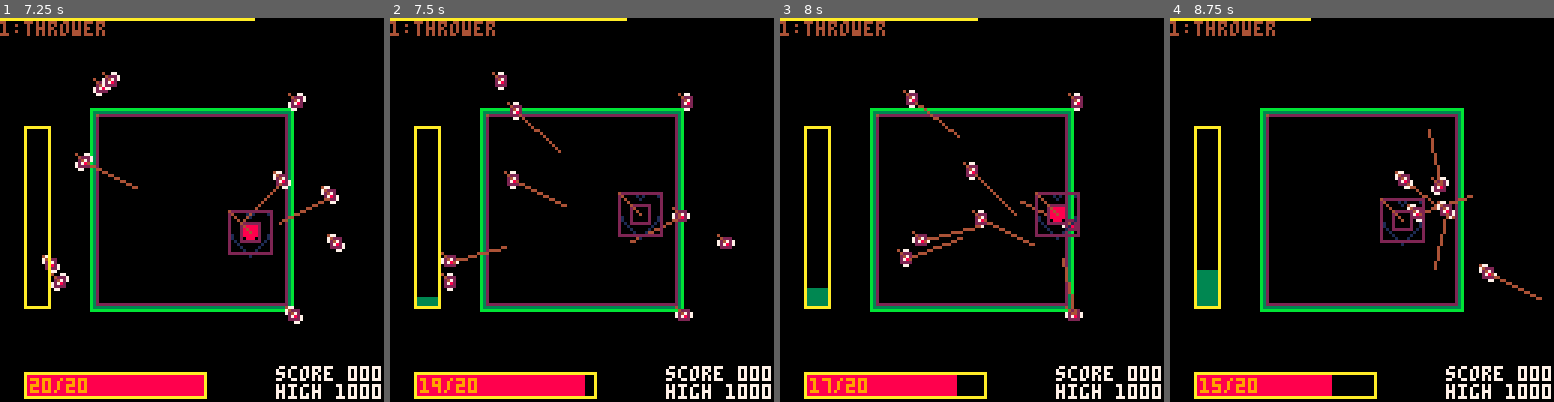
Above: before the commit, frames 1-4 (left to right).
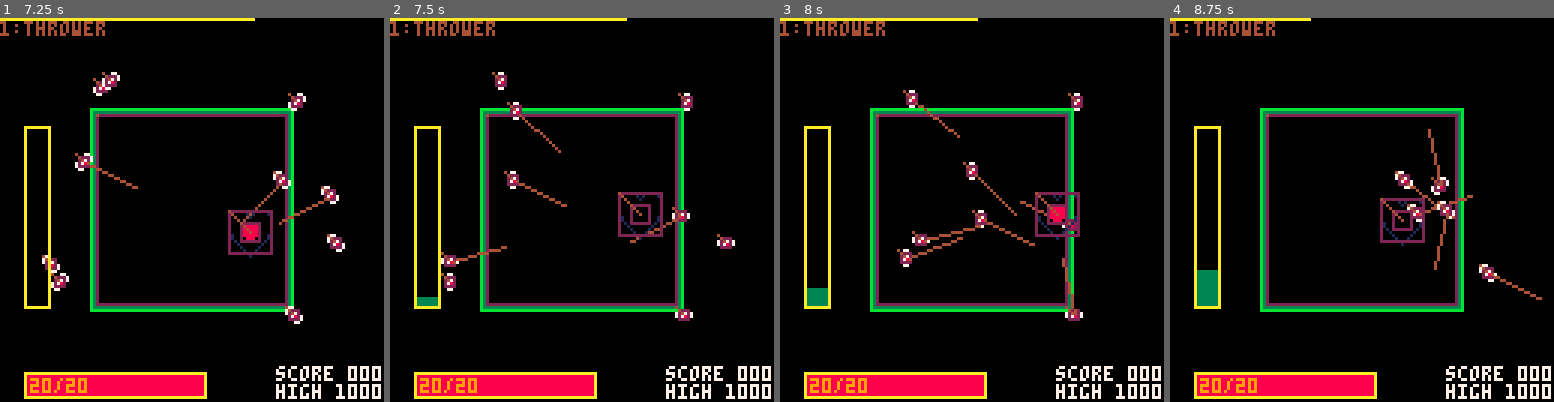
Above: after the commit, the same moments.

Repository: GiovanH/Pico8_Dev
Game: PICO-8 cartridge undertale.p8
The game is run twice, just before and just after one commit, with the same random seed, the same clock (stepped at 60 frames per second) and the same inputs.
Inputs:
- Up to frame 1 (7.25 s): tap X (X key) at 0.33, 1.07, 1.85, 2.97, 4.08, 5.2, 6.32 s; tap O (Z key) at 0.7, 1.7, 2.1, 2.5, 2.9, 3.3, 3.7, 4.1, 4.5, 4.9, 5.3, 5.7, 6.1, 6.5, 6.9 s; hold Right 1.6-2.1 s; hold Up 2.15-2.42 s; hold Right 2.47-3.03 s; hold Left 3.08-3.58 s; hold Down 3.63-3.97 s; hold Right 4.02-4.68 s; hold Up 4.73-5.03 s; hold Left 5.08-5.68 s; hold Down 5.73-6.03 s; hold Right 6.08-6.58 s; hold Right 6.63-7.13 s; hold Up from 7.18 s (still down)
- Up to frame 2 (7.5 s): tap O (Z key) at 7.3 s; tap X (X key) at 7.43 s; release Up at 7.45 s
- Up to frame 3 (8 s): hold Right from 7.5 s (still down); tap O (Z key) at 7.7 s
- Up to frame 4 (8.75 s): release Right at 8.07 s; tap O (Z key) at 8.1, 8.5 s; hold Left 8.12-8.62 s; tap X (X key) at 8.55 s; hold Down from 8.67 s (still down)

Frame 1 is identical in both runs. In frame 2, 0.2% of the frame differs, in the area x 7-54%, y 92-99%; in frame 3, 0.5%; in frame 4, 0.7%.

Commit message:
Move damage management to pattern

Diff:
--- a/undertale.p8
+++ b/undertale.p8
@@ -814,7 +814,7 @@
  z = 6,
  dynamic = true,
  ttl = 200,
- dmg = 1,
+ dmg = 0, -- set by init
  hbox_offset = 'CENTER',
  anchor = 'CENTER',
  vel = vec(0),
@@ -822,12 +822,13 @@
  dmg_color = nil,
  destroy_on_dmg = true,
 }
-function t_bullet:init(pos)
+function t_bullet:init(pos, dmg)
  -- Center
  local csize = self.bsize or self.size
  if (self.hbox_offset == 'CENTER') self.hbox_offset = csize / -2
  if (self.anchor == 'CENTER') self.anchor = self.size / -2
  mob.init(self, pos, self.spr, self.size)
+ self.dmg = dmg
 -- self.dmg_color = rndc{nil, "blue", "orange"}
 end
 function t_bullet:canhit(player)
@@ -862,10 +863,10 @@
 end
 
 local t_bullet_area = t_bullet:extend{}
-function t_bullet_area:init(pos, size, ttl)
+function t_bullet_area:init(pos, dmg, size, ttl)
  self.size = size
  self.ttl = ttl
- t_bullet.init(self, pos)
+ t_bullet.init(self, pos, dmg)
 end
 function t_bullet_area:draw()
  pal(self.paltab)
@@ -877,23 +878,22 @@
 local b_area_gapbar = t_bullet_area:extend{
  ttl = 400,
  z = 4,
- dmg = 2,
  vel = vec(0, 0.4),
  hbox_offset = vec(0),
  anchor = vec(0),
  dynamic = true,
 }
+function b_area_gapbar:init(pos, size, dmg)
+ self.size = size
+ self.hbox_offset = vec(0)
+ self.anchor = vec(0)
+ t_bullet.init(self, pos, dmg)  -- ?
+end
 
 local b_area_sinbar = b_area_gapbar:extend{
  xfunc = sin,
  gap = 20,
 }
-function b_area_sinbar:init(pos, size)
- self.size = size
- self.hbox_offset = vec(0)
- self.anchor = vec(0)
- t_bullet.init(self, pos)  -- ?
-end
 function b_area_sinbar:coupdate()
  while true do
   self.hbox_offset.x = self.xfunc(self.pos.y/128)*self.gap
@@ -905,7 +905,6 @@
 local b_redbar_tb = b_area_gapbar:extend{
  z = 5,
  vel = vec(0, 0.5),
- dmg = 2,
  dmg_color = "orange",
  destroy_on_dmg = false
 }
@@ -913,7 +912,6 @@
 local b_bluebar_lr = b_area_gapbar:extend{
  z = 5,
  vel = vec(-0.4, 0),
- dmg = 2,
  dmg_color = "blue",
  destroy_on_dmg = false
 }
@@ -923,7 +921,6 @@
  ttl = 300,
  anim = {016, 017, 018, 019},
  frame_len = 4,
- dmg = 1,
  size = vec(6),
  bsize = vec(4),
  vel = vec(0, 0.3)
@@ -932,7 +929,6 @@
 local b_mine = t_bullet:extend{
  ttl = 800,
  anim = {001},
- dmg = 1,
  size = vec(4)
 }
 
@@ -940,7 +936,6 @@
  ttl = 100,
  anim = {016, 017, 018, 019},
  frame_len = 4,
- dmg = 4,
  size = vec(6),
  bsize = vec(4),
  -- anchor = vec(-2),
@@ -961,13 +956,12 @@
  ttl = 300,
  anim = {016, 017, 018, 019},
  frame_len = 4,
- dmg = 1,
  size = vec(6),
  bsize = vec(4),
  angle_offset = nil
 }
-function b_thrown:init(pos, delay)
- t_bullet.init(self, pos)
+function b_thrown:init(pos, delay, dmg)
+ t_bullet.init(self, pos, dmg)
  self.delay = delay
 end
 function b_thrown:coupdate()
@@ -981,7 +975,6 @@
 
 local b_missile = t_bullet:extend{
  ttl = 600,
- dmg = 4,
  anim = nil,
  size = vec(4),
  destroy_on_dmg = false,
@@ -1011,7 +1004,8 @@
 
 local t_pattern = entity:extend{
  name = "??? pattern",
- lifespan = 200
+ lifespan = 200,
+ dmg = 0
 }
 function t_pattern:init(arena)
  entity.init(self)
@@ -1029,9 +1023,12 @@
  foreach(self.children, function(c) c:destroy() end)
  entity.destroy(self)
 end
+function t_pattern:dmgstr()
+ return self.dmg .. "/ea"
+end
 function t_pattern:toblurb()
  return self.name
- .. '\ndmg: ' .. tostring(self.dmg)
+ .. '\ndmg: ' .. tostring(self:dmgstr())
  .. '\nlen: ' .. tostring(self.lifespan / 60) .. ' secs'
 end
 
@@ -1051,7 +1048,7 @@
 
  -- build dmg string
  local d = ''
- foreach(self.subpatterns, function(a) d ..= tostring(a.dmg) .. ',' end)
+ foreach(self.subpatterns, function(a) d ..= tostring(a:dmgstr()) .. ',' end)
  self.dmg = sub(d, 0, #d-1)
 
  -- normalize subpatterns' lifespans
@@ -1067,12 +1064,15 @@
  end
  self.ttl = self.lifespan
 end
+function t_pattern_compound:dmgstr()
+ return self.dmg
+end
 
 -- real patterns
 
 local pat_rain = t_pattern:extend{
  name = "rain",
- dmg = b_fall.dmg .. '/ea',
+ dmg = 1,
  lifespan = 8 * 60,
  b = b_fall
 }
@@ -1080,10 +1080,13 @@
  local arena = self.stage.arena
  -- our turn
  while true do
-  self:addchild(self.b(vec(
+  self:addchild(self.b(
+    vec(
      rndr(arena.hbox.x0, arena.hbox.x1-4),
      arena.hbox.y0-8
-    )))
+    ),
+    self.dmg
+   ))
   yieldn(20)
  end
 end
@@ -1093,8 +1096,8 @@
 }
 
 local pat_sinbar = t_pattern:extend{
- name = "sinbar",
- dmg = b_area_sinbar.dmg .. '/ea',
+ name = "gapbar (sin)",
+ dmg = 2,
  lifespan = 500
 }
 function pat_sinbar:coupdate()
@@ -1106,11 +1109,13 @@
   local bar = rndc{b_area_sinbar, b_area_cosbar}
   self:addchild(bar(
     vec(-64, -4),
-    vec(width+64, 4)
+    vec(width+64, 4),
+    self.dmg
    ))
   self:addchild(bar(
     vec(width+gap, -4),
-    vec(128-width, 4)
+    vec(128-width, 4),
+    self.dmg
    ))
   yieldn(80)
  end
@@ -1118,7 +1123,7 @@
 
 local pat_gapbar = t_pattern:extend{
  name = "gapbar",
- dmg = b_area_gapbar.dmg .. '/ea',
+ dmg = 2,
  lifespan = 500
 }
 function pat_gapbar:coupdate()
@@ -1130,11 +1135,13 @@
   local width = rndr(arena.hbox.x0+go, arena.hbox.x1-go)
   self:addchild(b_area_gapbar(
     vec(-64, -4),
-    vec(width+64, 4)
+    vec(width+64, 4),
+    self.dmg
    ))
   self:addchild(b_area_gapbar(
     vec(width+gap, -4),
-    vec(128-width, 4)
+    vec(128-width, 4),
+    self.dmg
    ))
   yieldn(80)
  end
@@ -1142,35 +1149,37 @@
 
 local pat_redbar = t_pattern:extend{
  name = "redbar",
- dmg = '2/ea',
+ dmg = 2,
  lifespan = 300
 }
 function pat_redbar:coupdate()
  while true do
   self:addchild(b_redbar_tb(
     vec(self.stage.arena.hbox.x0, -3),
-    vec(self.stage.arena.hbox.w, 3), 800))
+    vec(self.stage.arena.hbox.w, 3), 800),
+   self.dmg)
   yieldn(80)
  end
 end
 
 local pat_bluebar = t_pattern:extend{
  name = "bluebar",
- dmg = '2/ea',
+ dmg = 2,
  lifespan = 300
 }
 function pat_bluebar:coupdate()
  while true do
   self:addchild(b_bluebar_lr(
     vec(128, self.stage.arena.hbox.y0),
-    vec(3, self.stage.arena.hbox.h), 800))
+    vec(3, self.stage.arena.hbox.h), 800),
+   self.dmg)
   yieldn(120)
  end
 end
 
 local pat_circthrow = t_pattern:extend{
  name = "circle thrower",
- dmg = b_thrown.dmg .. '/ea',
+ dmg = 1,
  lifespan = 6 * 60
 }
 function pat_circthrow:coupdate()
@@ -1181,14 +1190,15 @@
   self:addchild(b_thrown(vec(
      r*cos(i/n),
      r*sin(i/n)
-    ) + arena.hbox:center(), 2*n))
+    ) + arena.hbox:center(), 2*n),
+   self.dmg)
   yieldn(2)
  end
 end
 
 local pat_randthrow = t_pattern:extend{
  name = "thrower",
- dmg = b_thrown.dmg .. '/ea',
+ dmg = 1,
  lifespan = 5 * 60
 }
 function pat_randthrow:coupdate()
@@ -1200,14 +1210,15 @@
   self:addchild(b_thrown(vec(
      r*cos(theta),
      r*sin(theta)
-    ) + arena.hbox:center(), 8*n))
+    ) + arena.hbox:center(), 8*n),
+   self.dmg)
   yieldn(8)
  end
 end
 
 local pat_spreadthrow = t_pattern:extend{
  name = "spreadthrow",
- dmg = b_thrown.dmg .. '/ea',
+ dmg = 1,
  lifespan = 5 * 60
 }
 function pat_spreadthrow:coupdate()
@@ -1218,7 +1229,7 @@
    arena.hbox.y0-8
   )
   for angle_offset in all{-0.05, 0, 0.05} do
-   local b = b_thrown(pos, 30)
+   local b = b_thrown(pos, 30, self.dmg)
    b.angle_offset = angle_offset
    self:addchild(b)
   end
@@ -1229,7 +1240,7 @@
 local pat_miner = t_pattern:extend{
  name = "miner",
  lifespan = 6 * 60,
- dmg = b_mine.dmg .. '/ea',
+ dmg = 1,
  density = 4
 }
 function pat_miner:coupdate()
@@ -1253,7 +1264,7 @@
   local bigbox = warnbox:outline(2)
   -- if not o_soul.hbox:overlaps(bigbox) then
   self:addchild(t_warnbox(warnbox.origin, false, warnbox.size, {ttl=warntime}))
-  self.stage:schedule(warntime, closure(self.addchild, self, b_mine(bigbox:center())))
+  self.stage:schedule(warntime, closure(self.addchild, self, b_mine(bigbox:center(), self.dmg)))
   -- end
   yieldn(4)
 
@@ -1264,17 +1275,17 @@
 }
 local pat_missile = t_pattern:extend{
  name = "missile",
- dmg = b_missile.dmg,
+ dmg = 4,
  lifespan = 8 * 60
 }
 function pat_missile:coupdate()
- self:addchild(b_missile(vec(rndr(0,128), 0)))
+ self:addchild(b_missile(vec(rndr(0,128), 0), self.dmg))
 end
 
 local pat_meteor = t_pattern:extend{
  name = "meteor",
  lifespan = 8 * 60,
- dmg = b_meteorexp.dmg .. '/ea',
+ dmg = 3,
  density = 3,
  simul = 3,
  warntime = 55,
@@ -1312,7 +1323,8 @@
      self:addchild(b_meteorexp(
        hitbox:center(),
        vec(cos(i/n), sin(i/n))*0.95,
-       bttl))
+       bttl),
+      self.dmg)
     end
    end)
 
@@ -1430,6 +1442,12 @@
  end
 end
 function t_arena:new_wave()
+ if self.onlypattern then
+  -- Skip bag logic/difficulty
+  self.cur_pattern = self.stage:add(self.onlypattern(self))
+  return
+ end
+
  -- Pick random pattern
  -- Add new pattern to stage
  -- Set cur_pattern to new pattern
@@ -1445,8 +1463,9 @@
   end
   shuffle_table(self.patternbag)
  end
- local pat = self.onlypattern or rndc(self.patternbag)
+ local pat = rndc(self.patternbag)
  self.cur_pattern = self.stage:add(pat(self))
+ return
 end
 function t_arena:draw()
  -- TODO black frame for layered effects (stage is a hole)
